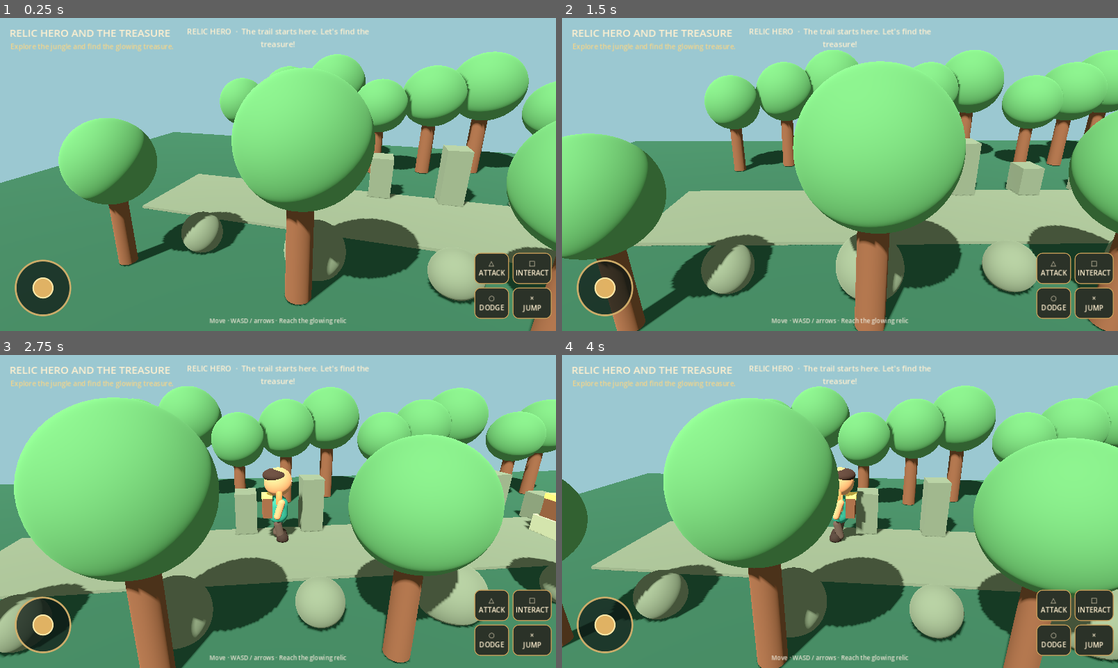
Above: before the commit, frames 1-4 (two rows, left to right).
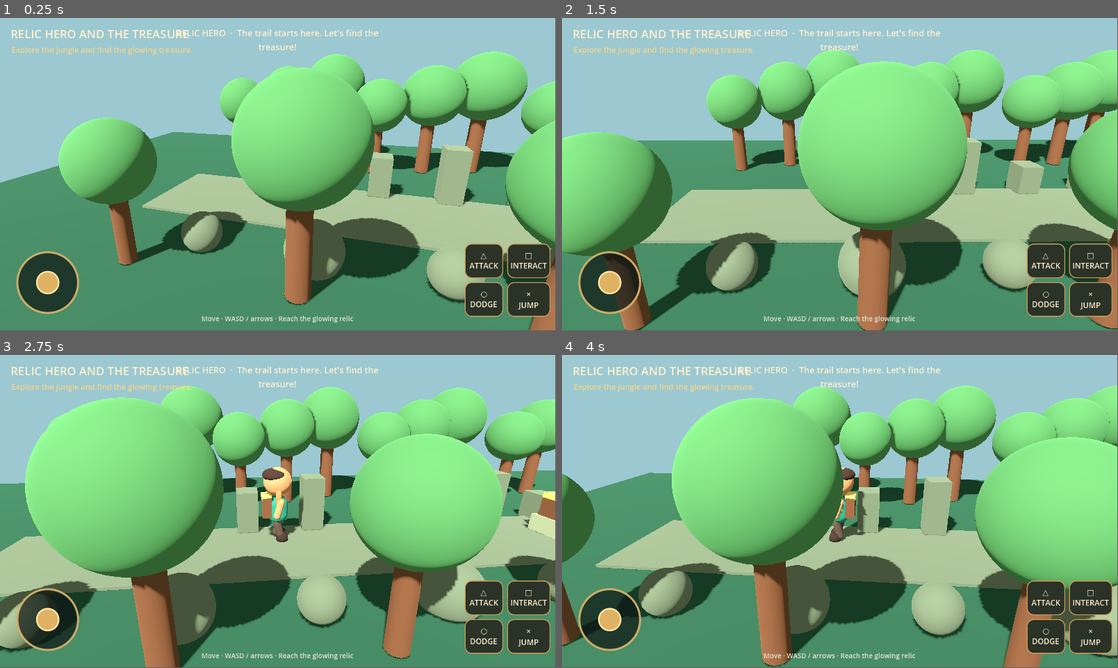
Above: after the commit, the same moments.

Repository: sshacker18/the-treasure-android
Game: Godot game, scene res://scenes/main.tscn
The game is run twice, just before and just after one commit, with the same random seed, the same clock (stepped at 60 frames per second) and the same inputs. After the commit the project has no main scene; this scene is started directly in both runs.
Inputs (mouse positions are in pixels of both pictures, inside the frame that each line leads up to):
- Up to frame 1 (0.25 s): no input
- Up to frame 2 (1.5 s): drag from (606, 287) to (895, 105) at 0.52 s; drag from (728, 190) to (812, 237) at 1.27 s
- Up to frame 3 (2.75 s): move the mouse to (333, 442) at 2.02 s; hold Right (ui_right) from 2.03 s (still down)
- Up to frame 4 (4 s): release Right (ui_right) at 2.75 s; drag from (812, 574) to (673, 464) at 2.77 s; move the mouse to (1006, 558) at 3.52 s; hold Left (ui_left) from 3.53 s (still down)
In our replay, the window is 800x450 before the commit and 799x449 after it. These sizes can differ from the game's own. Grey fills any space a smaller window leaves; there, only what the larger window draws over its background counts as a difference.

The runs differ from the first frame. In frame 1, 6.4% of the frame differs, in the area x 0-100%, y 0-100%; in frame 2, 11%; in frame 3, 12%; in frame 4, 12%.

Commit message:
fix(godot): preserve established RELIC branding

Diff:
--- a/godot-prototype/project.godot
+++ b/godot-prototype/project.godot
@@ -1,20 +1,6 @@
-; RELIC — 3D Prototype — isolated 3D vertical-slice prototype
+; RELIC — isolated 3D vertical-slice prototype
 ; This project does not replace or modify the shipped Android WebView app.
 config_version=5
 
 [application]
-config/name="RELIC — 3D Prototype — 3D Prototype"
-run/main_scene="res://scenes/main.tscn"
-
-[display]
-window/size/viewport_width=1280
-window/size/viewport_height=720
-window/stretch/mode="canvas_items"
-
-[physics]
-3d/default_gravity=9.8
-
-[rendering]
-renderer/rendering_method="gl_compatibility"
-renderer/rendering_method.mobile="gl_compatibility"
-textures/default_filters/use_nearest_mipmap_filter=false
+config/name="RELIC — 3D Prototype"
